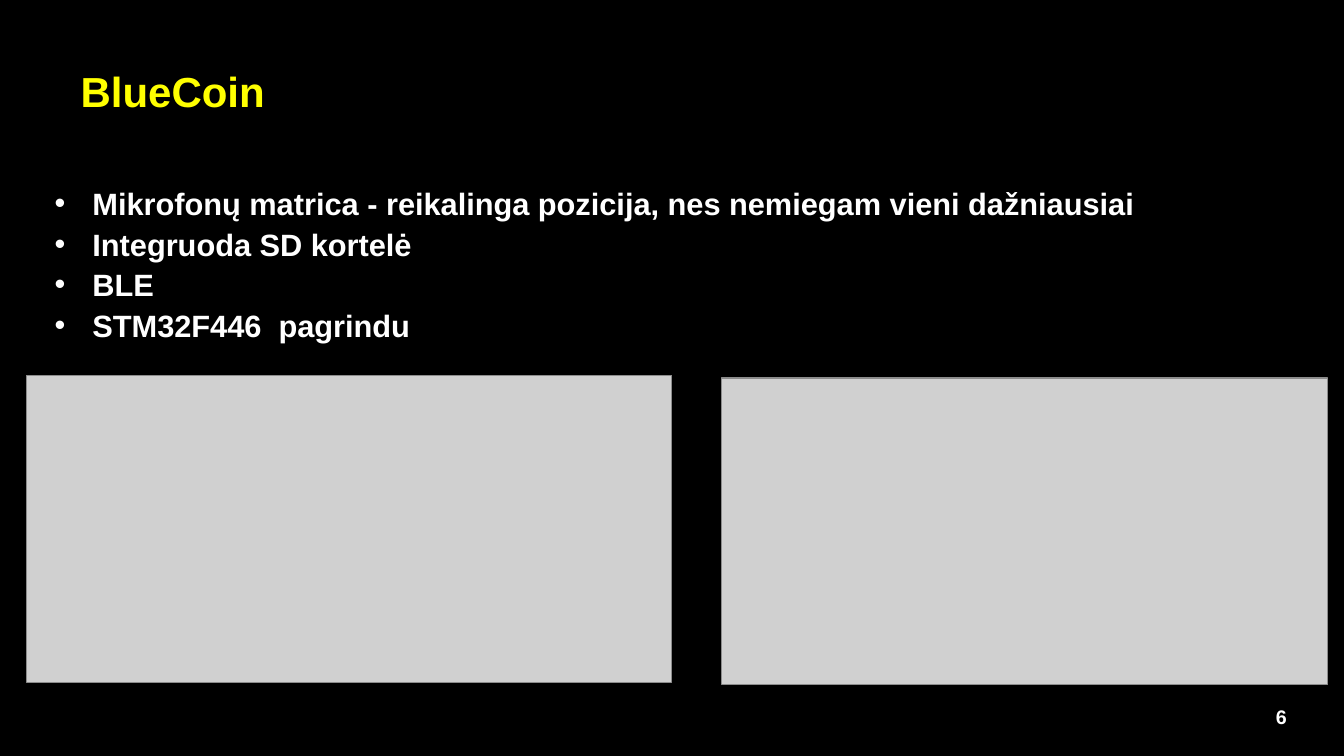
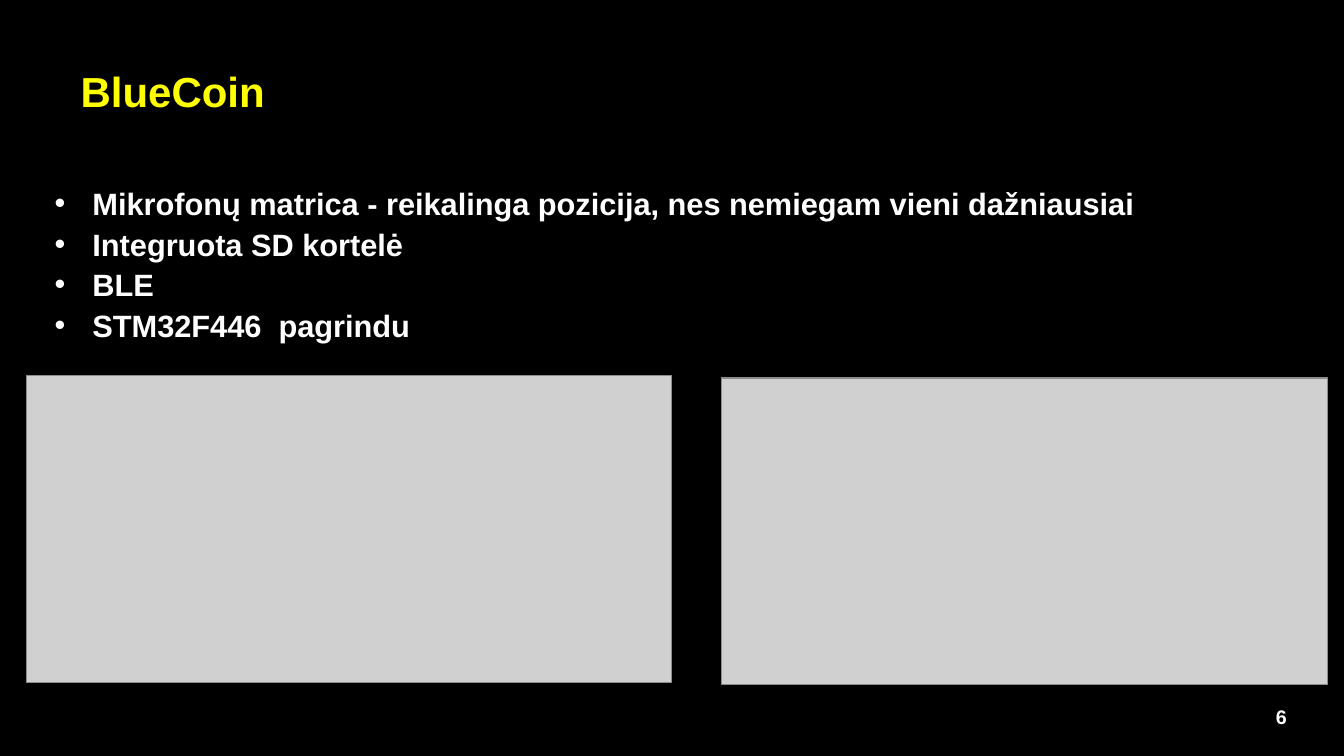
Before and after one commit to IamAidas/sem11-DSP, a slide deck: slide 6 of individualProject/audioProjectDsp_EEF.pptx. Drawn at 1344x756 pixels with LibreOffice and Linux fonts; fonts in the diff are those of the drawing; grey boxes stand for pictures; background and template pictures are left out. Boxes give left, top, right and bottom in pixels: in the first picture for what was removed or moved away, otherwise in the second. Text is boxed around its words. In the diff, an @@ line names an element or a change of style, - is before the commit and + after.

```diff
--- a/individualProject/audioProjectDsp_EEF.pptx
+++ b/individualProject/audioProjectDsp_EEF.pptx
@@ text at (92, 233, 403, 261): text changed @@
-• Integruoda SD kortelė
+• Integruota SD kortelė
```
Also in this commit, not shown: 1 other slide changed, 1 other file.
